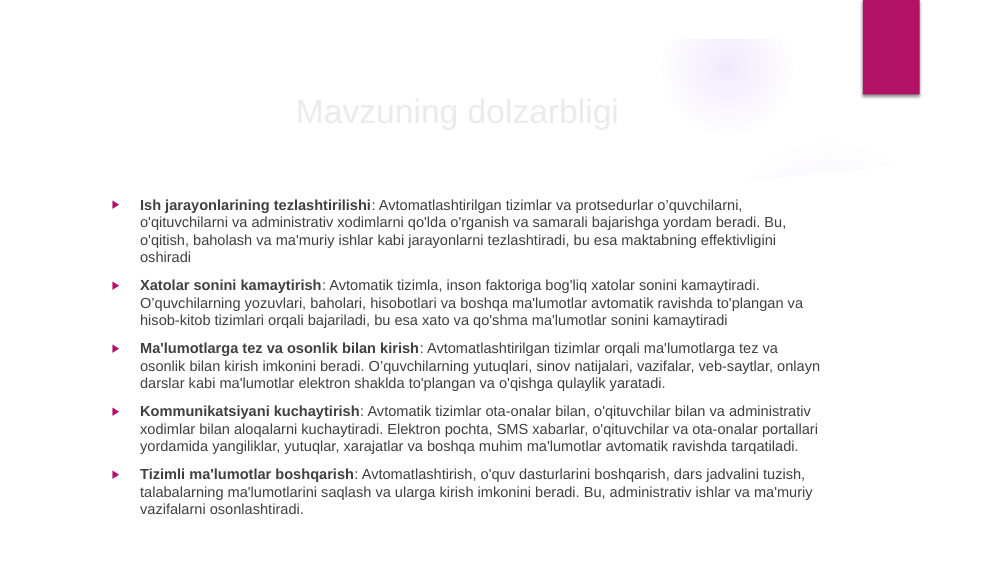
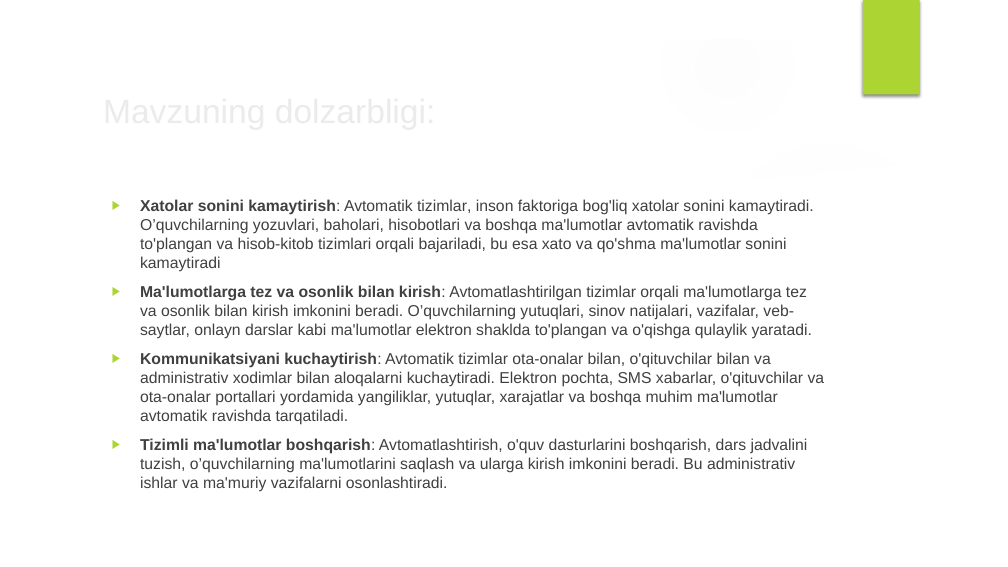
Before and after one commit to azizbek-yunusov/46-maktab_full-stack, a slide deck: slide 2 of BMI_taqdimod-v1.pptx. Drawn at 1008x567 pixels with LibreOffice and Linux fonts; fonts in the diff are those of the drawing; background and template pictures are left out. Boxes give left, top, right and bottom in pixels: in the first picture for what was removed or moved away, otherwise in the second. Text is boxed around its words. In the diff, an @@ line names an element or a change of style, - is before the commit and + after.

```diff
--- a/BMI_taqdimod-v1.pptx
+++ b/BMI_taqdimod-v1.pptx
@@ fill gradient #9B6BF2 to gradient #F7F7F7 in 5 elements at [0,221,346,567], [0,240,195,435], [712,485,793,567], [712,138,944,371], [662,0,794,132] @@
@@ rectangle at [863,0,920,95]: fill #B31166 to #ACD433 @@
@@ title at [95,80,820,138]: text changed @@
-Mavzuning dolzarbligi
+Mavzuning dolzarbligi:
@@ text at [140,199,814,272]: text changed; size 13.9 to 15 pt @@
-▶ Ish jarayonlarining tezlashtirilishi: Avtomatlashtirilgan tizimlar va protsedurlar o’quvchilarni, o'qituvchilarni va administrativ xodimlarni qo'lda o'rganish va samarali bajarishga yordam beradi. Bu, o'qitish, baholash va ma'muriy ishlar kabi jarayonlarni tezlashtiradi, bu esa maktabning effektivligini oshiradi
-▶ Xatolar sonini kamaytirish: Avtomatik tizimla, inson faktoriga bog'liq xatolar sonini kamaytiradi. O’quvchilarning yozuvlari, baholari, hisobotlari va boshqa ma'lumotlar avtomatik ravishda to'plangan va hisob-kitob tizimlari orqali bajariladi, bu esa xato va qo'shma ma'lumotlar sonini kamaytiradi
+▶ Xatolar sonini kamaytirish: Avtomatik tizimlar, inson faktoriga bog'liq xatolar sonini kamaytiradi. O’quvchilarning yozuvlari, baholari, hisobotlari va boshqa ma'lumotlar avtomatik ravishda to'plangan va hisob-kitob tizimlari orqali bajariladi, bu esa xato va qo'shma ma'lumotlar sonini kamaytiradi
@@ text at [140,285,825,425]: size 13.9 to 15 pt in "Ma'lumotlarga tez va osonlik bilan kirish: Avtomatlashtirilg ...", "Kommunikatsiyani kuchaytirish: Avtomatik tizimlar ota-onalar ..."; bullet colour #B31166 to #ACD433 @@
@@ text at [140,438,808,492]: text changed; size 13.9 to 15 pt @@
-▶ Tizimli ma'lumotlar boshqarish: Avtomatlashtirish, o'quv dasturlarini boshqarish, dars jadvalini tuzish, talabalarning ma'lumotlarini saqlash va ularga kirish imkonini beradi. Bu, administrativ ishlar va ma'muriy vazifalarni osonlashtiradi.
+▶ Tizimli ma'lumotlar boshqarish: Avtomatlashtirish, o'quv dasturlarini boshqarish, dars jadvalini tuzish, o’quvchilarning ma'lumotlarini saqlash va ularga kirish imkonini beradi. Bu administrativ ishlar va ma'muriy vazifalarni osonlashtiradi.
```
Also in this commit, not shown: 2 other slides changed, 7 slides added, 4 slides removed, 38 other files.
